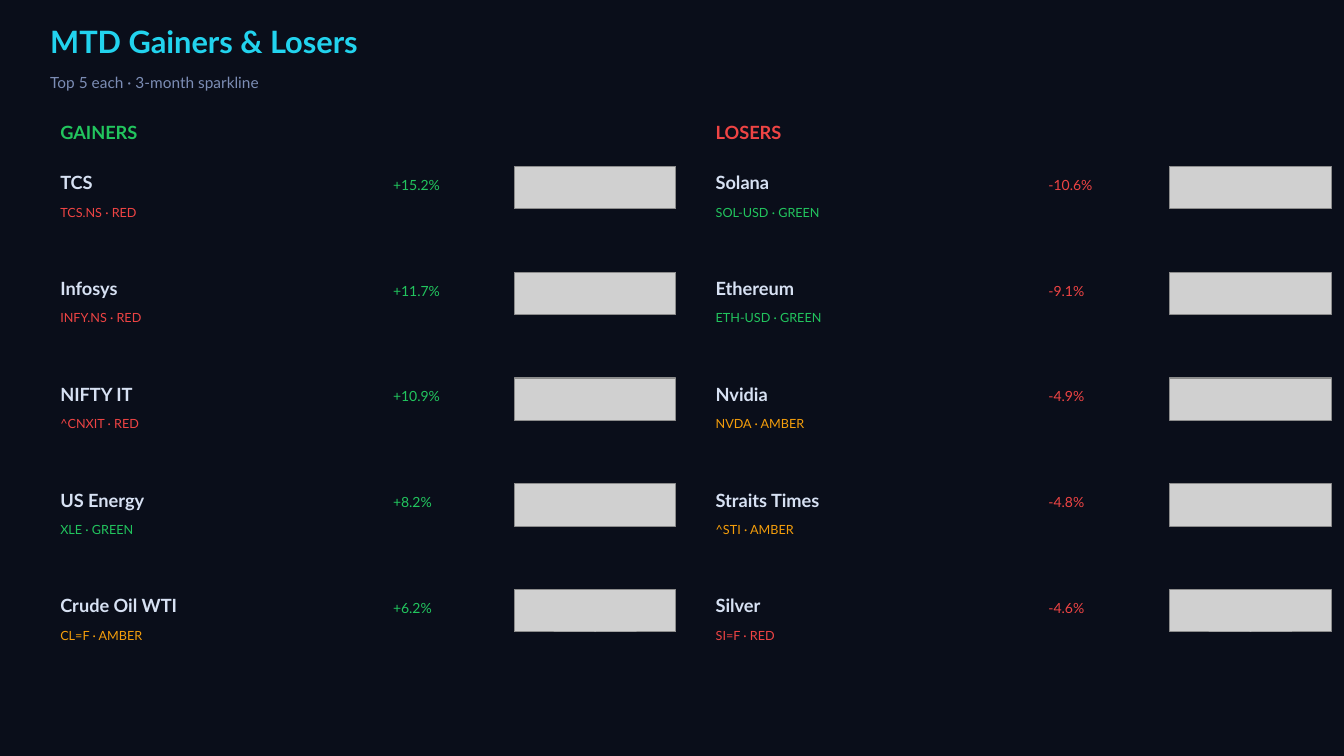
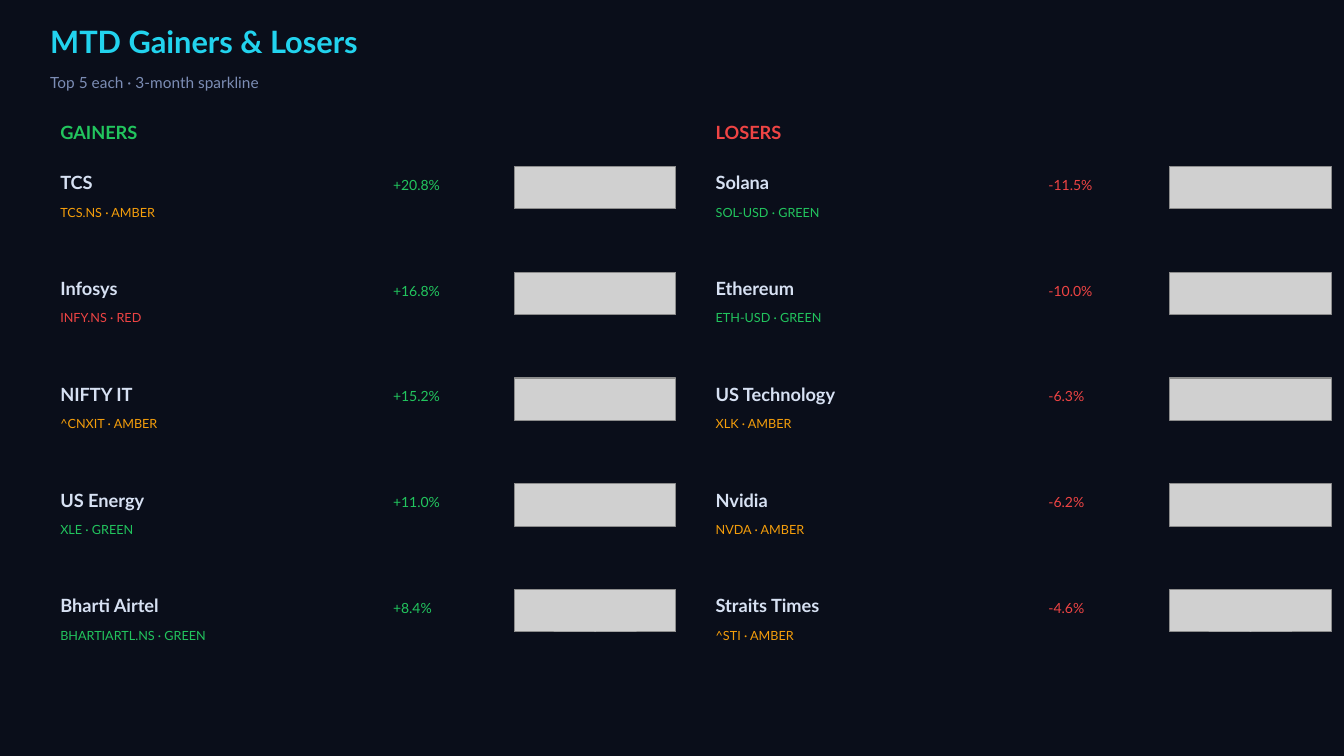
Before and after one commit to Pravkum23/pmr-terminal, a slide deck: slide 2 of docs/pmr_daily.pptx. Drawn at 1344x756 pixels with LibreOffice and Linux fonts; fonts in the diff are those of the drawing; grey boxes stand for pictures. Boxes give left, top, right and bottom in pixels: in the first picture for what was removed or moved away, otherwise in the second. Text is boxed around its words. In the diff, an @@ line names an element or a change of style, - is before the commit and + after.

```diff
--- a/docs/pmr_daily.pptx
+++ b/docs/pmr_daily.pptx
@@ text at bbox=[60, 208, 155, 217]: text changed; text colour #EF4444 to #F59E0B @@
-TCS.NS · RED
+TCS.NS · AMBER
@@ text at bbox=[393, 180, 440, 190]: text changed @@
-+15.2%
++20.8%
@@ text at bbox=[1048, 180, 1092, 190]: text changed @@
--10.6%
+-11.5%
@@ text at bbox=[393, 286, 440, 296]: text changed @@
-+11.7%
++16.8%
@@ text at bbox=[1048, 286, 1092, 296]: text changed @@
--9.1%
+-10.0%
@@ text added at bbox=[716, 387, 835, 405], 13 pt, text #D7E1F3, bold @@
+US Technology
@@ text at bbox=[60, 419, 158, 428]: text changed; text colour #EF4444 to #F59E0B @@
-^CNXIT · RED
+^CNXIT · AMBER
@@ text at bbox=[393, 391, 440, 401]: text changed @@
-+10.9%
++15.2%
@@ text at bbox=[716, 419, 792, 428]: text changed @@
-NVDA · AMBER
+XLK · AMBER
@@ text at bbox=[1048, 391, 1084, 401]: text changed @@
--4.9%
+-6.3%
@@ text at bbox=[393, 497, 440, 507]: text changed @@
-+8.2%
++11.0%
@@ text "Nvidia": place and size @@
-text "Nvidia" at bbox=[716, 387, 768, 401]
+text "Nvidia" at bbox=[716, 493, 768, 507]
@@ text at bbox=[1048, 497, 1084, 507]: text changed @@
--4.8%
+-6.2%
@@ text at bbox=[716, 525, 805, 534]: text changed @@
-^STI · AMBER
+NVDA · AMBER
@@ text at bbox=[60, 598, 159, 612]: text changed @@
-Crude Oil WTI
+Bharti Airtel
@@ text "Straits Times": place and size @@
-text "Straits Times" at bbox=[716, 493, 819, 507]
+text "Straits Times" at bbox=[716, 598, 819, 612]
@@ text removed at bbox=[716, 598, 761, 612] @@
-Silver
@@ text at bbox=[393, 603, 432, 613]: text changed @@
-+6.2%
++8.4%
@@ text at bbox=[60, 631, 205, 640]: text changed; text colour #F59E0B to #22C55E @@
-CL=F · AMBER
+BHARTIARTL.NS · GREEN
@@ text at bbox=[716, 631, 794, 640]: text changed; text colour #EF4444 to #F59E0B @@
-SI=F · RED
+^STI · AMBER
```
Also in this commit, not shown: 3 other slides changed, 2 other files.
